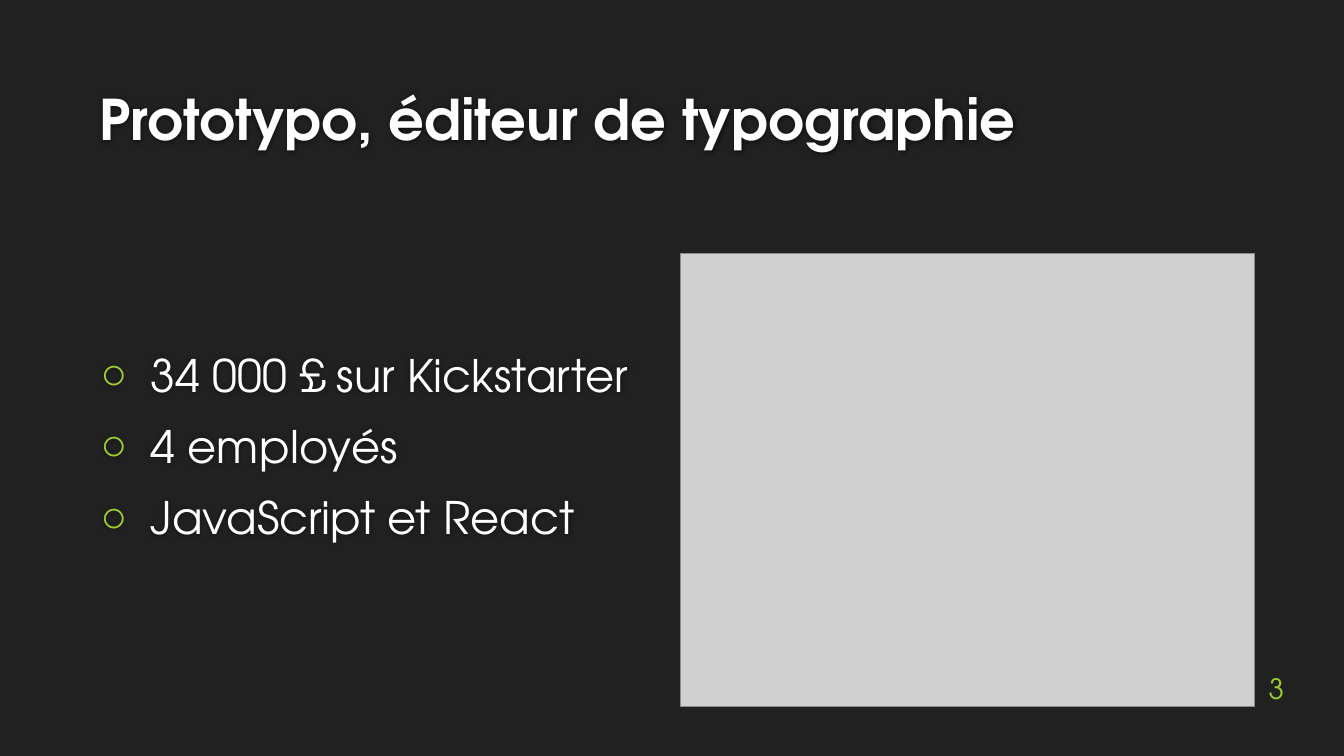
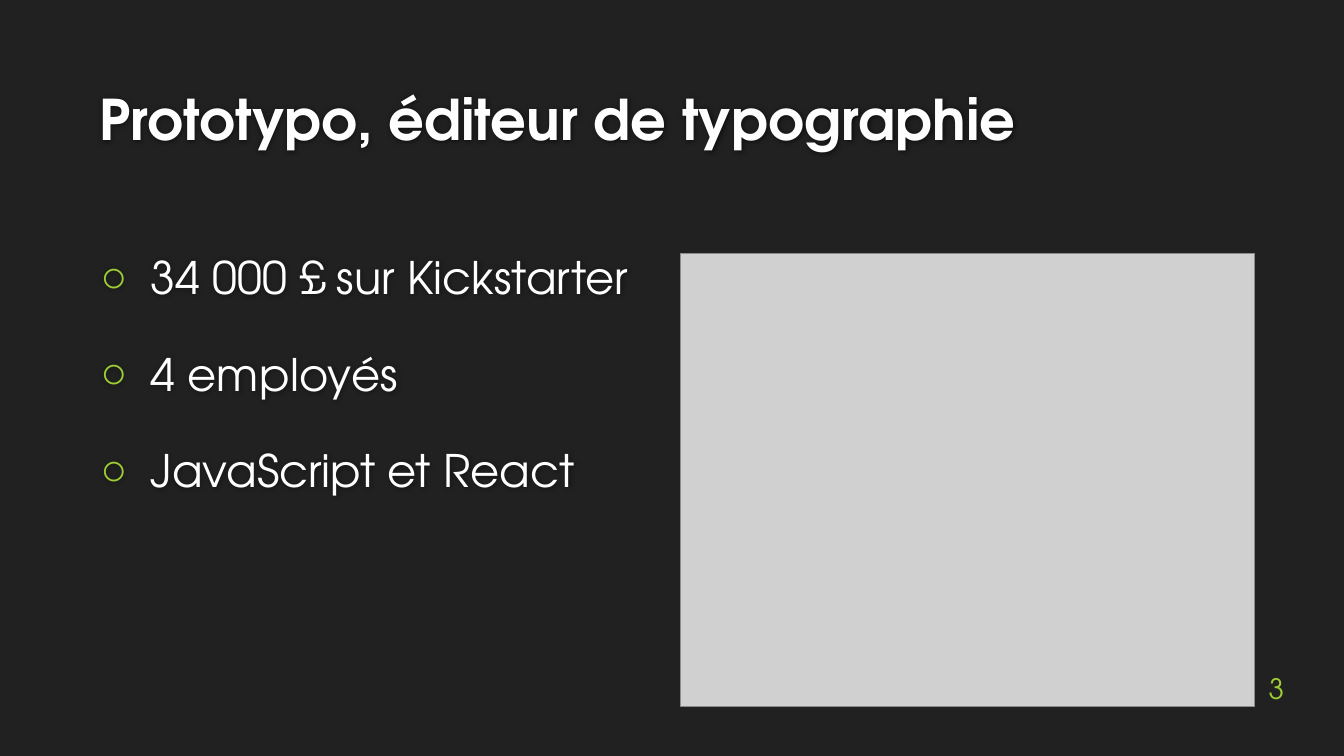
Before and after one commit to MartinBolot/Cours-IUT-Lyon1, a slide deck: slide 3 of Stage/Soutenance/presentation_soutenance.pptx. Drawn at 1344x756 pixels with LibreOffice and Linux fonts; fonts in the diff are those of the drawing; grey boxes stand for pictures; background and template pictures are left out. Boxes give left, top, right and bottom in pixels: in the first picture for what was removed or moved away, otherwise in the second. Text is boxed around its words. In the diff, an @@ line names an element or a change of style, - is before the commit and + after.

```diff
--- a/Stage/Soutenance/presentation_soutenance.pptx
+++ b/Stage/Soutenance/presentation_soutenance.pptx
@@ text "34 000 £ sur Kickstarter" at [151,260,628,496]: more space between paragraphs; vertical alignment middle to top @@
```
Also in this commit, not shown: 4 other slides changed, 3 slides added, 3 slides removed, 5 other files.
